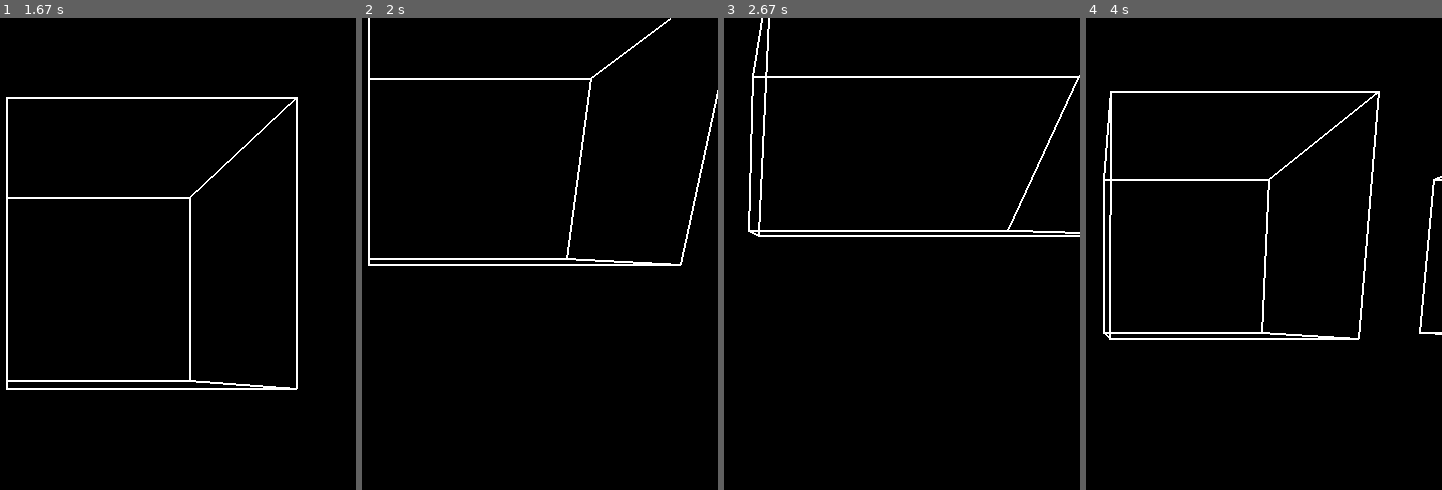
Above: before the commit, frames 1-4 (left to right).
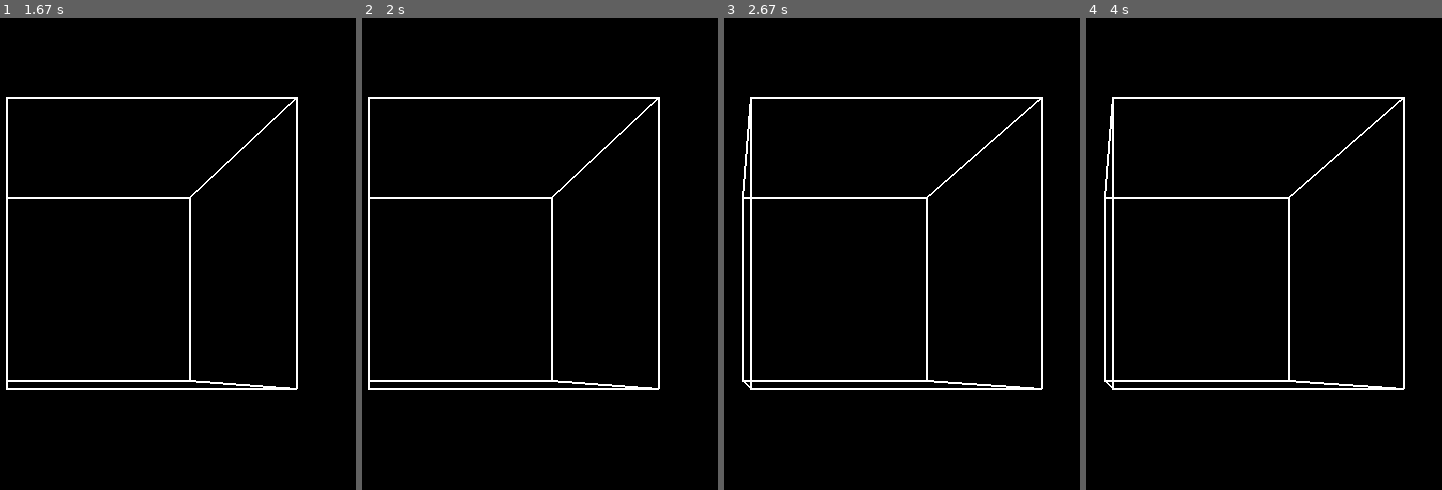
Above: after the commit, the same moments.

Repository: Anthony-Gambale/Pygame-3D
Game: pygame game, started from src/main.py
Two runs of this game, one before a commit and one after it. Both use one fixed random seed, a clock stepped at 60 frames per second and the inputs below.
Inputs:
- Up to frame 1 (1.67 s): hold W 0.33-0.8 s; hold Right 0.33-0.8 s; tap Space at 0.83 s
- Up to frame 2 (2 s): hold Up from 1.73 s (still down)
- Up to frame 3 (2.67 s): release Up at 2.2 s; tap A at 2.23 s
- Up to frame 4 (4 s): hold Down from 3.7 s (still down)

Frame 1 is identical in both runs. In frame 2, 3.6% of the frame differs, in the area x 1-100%, y 0-79%; in frame 3, 4.2%; in frame 4, 4.8%, in the area x 4-100%, y 15-79%.

Commit message:
implementing better rotation of camera plane

Diff:
--- a/src/camera.py
+++ b/src/camera.py
@@ -59,8 +59,7 @@
         """take some angle a in radians, and rotate the normal vector about the basis vector, bx.
         https://math.stackexchange.com/questions/3130813/rotating-a-vector-perpendicular-to-another"""
 
-        self.n = (self.n.scale(cos(a))).add(self.by.scale(sin(a)))
-        self.by = (self.by.scale(cos(a))).add(self.n.scale(sin(a)))
+
 
         self.update() # update the screen position
 
--- a/src/main.py
+++ b/src/main.py
@@ -37,9 +37,9 @@
     if keys[pygame.K_RIGHT]:
         scene.camera.turn_y(0.15)
     if keys[pygame.K_UP]:
+        scene.camera.turn_x(0.15)
+    if keys[pygame.K_DOWN]:
         scene.camera.turn_x(-0.15)
-    if keys[pygame.K_DOWN]:
-        scene.camera.turn_x(0.15)
     if keys[ord('w')]:
         scene.camera.move_forward()
     if keys[ord('a')]:
--- a/src/vector.py
+++ b/src/vector.py
@@ -58,6 +58,11 @@
         return Vec(output_elems) # return output without changing the current vector
 
 
+    def cross_product(self, other):
+        """return the cross product of self and other (both vectors of the same dimension)"""
+
+
+
     def magnitude(self):
         return sqrt(sum([e*e for e in self.elems]))
 
